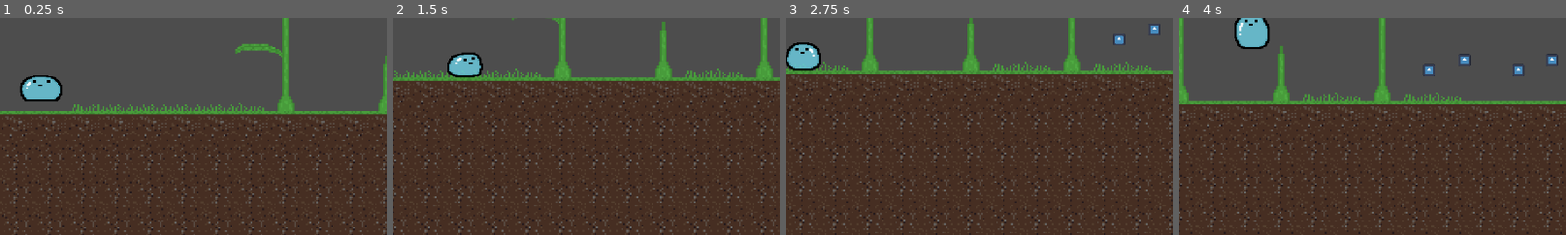
Above: before the commit, frames 1-4 (left to right).
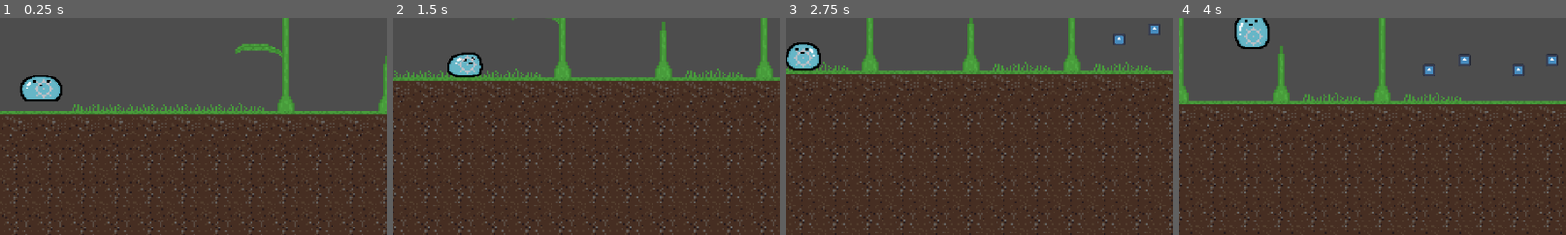
Above: after the commit, the same moments.

Repository: Ball-Tigers/Sutra
Game: Godot game, scene res://scenes/Level0.tscn
The game is run twice, just before and just after one commit, with the same random seed, the same clock (stepped at 60 frames per second) and the same inputs. The engine's default icon, where the game draws it, is replaced by a stand-in: a white triangle on a blue panel in a dark square.
Inputs (mouse positions are % of the whole screen's width and height, from its top left):
- Up to frame 1 (0.25 s): no input
- Up to frame 2 (1.5 s): move the mouse to (72, 45) at 0.52 s; hold D (right) from 0.53 s (still down); tap Space (jump) at 0.77 s; move the mouse to (30, 55) at 1.27 s
- Up to frame 3 (2.75 s): tap Space (jump) at 1.52 s; move the mouse to (60, 28) at 2.02 s; release D (right) at 2.03 s; hold A (left) from 2.03 s (still down)
- Up to frame 4 (4 s): move the mouse to (45, 70) at 2.77 s; release A (left) at 2.78 s; hold D (right) from 2.78 s (still down); tap Space (jump) at 3.02, 3.77 s; move the mouse to (80, 65) at 3.52 s
The pictures show only the part of the screen within x 45-94%, y 41-91%; the shares and areas given below are measured in that part.

The runs differ from the first frame. In frame 1, 0.1% of the frame differs, in the area x 9-14%, y 28-38%; in frame 2, 0.2%, in the area x 16-22%, y 16-26%; in frame 3, 0.1%; in frame 4, 0.1%.
Error after the commit: Invalid assignment of property or key 'position' with value of type 'Vector2' on a base object of type 'Transform2D'. (res://scripts/crosshair.gd:5)

Commit message:
stashing

Diff:
--- /dev/null
+++ b/scenes/Crosshair.tscn
@@ -0,0 +1,10 @@
+[gd_scene load_steps=3 format=3 uid="uid://kgv1165dowvu"]
+
+[ext_resource type="Script" path="res://scripts/crosshair.gd" id="1_53ddc"]
+[ext_resource type="Texture2D" uid="uid://cs0lqaqhrnce6" path="res://assets/sprites/crosshair.png" id="2_8ysgx"]
+
+[node name="Crosshair" type="Node2D"]
+script = ExtResource("1_53ddc")
+
+[node name="Sprite2D" type="Sprite2D" parent="."]
+texture = ExtResource("2_8ysgx")
--- a/scenes/Player.tscn
+++ b/scenes/Player.tscn
@@ -9,6 +9,7 @@
 [ext_resource type="Script" path="res://scripts/player_movement/walk.gd" id="5_filj6"]
 [ext_resource type="Script" path="res://scripts/player_movement/jump.gd" id="6_hlxcl"]
 [ext_resource type="Script" path="res://scripts/player_movement/duplicate.gd" id="7_jtmji"]
+[ext_resource type="PackedScene" uid="uid://kgv1165dowvu" path="res://scenes/Crosshair.tscn" id="10_apboq"]
 
 [sub_resource type="AtlasTexture" id="AtlasTexture_kihbc"]
 atlas = ExtResource("2_286wt")
@@ -448,3 +449,5 @@
 zoom = Vector2(2.5, 2.5)
 process_callback = 0
 position_smoothing_enabled = true
+
+[node name="Crosshair" parent="." instance=ExtResource("10_apboq")]
--- a/scripts/crosshair.gd
+++ b/scripts/crosshair.gd
@@ -1,11 +1,5 @@
 extends Node
 
-
-# Called when the node enters the scene tree for the first time.
-func _ready() -> void:
-	pass # Replace with function body.
-
-
-# Called every frame. 'delta' is the elapsed time since the previous frame.
 func _process(delta: float) -> void:
-	pass
+	var mouse_pos = get_viewport().get_mouse_position()
+	self.transform.position = mouse_pos
Binary file added: assets/sprites/crosshair.png
Not shown, added: assets/sprites/crosshair.png.import
Not shown: 1 places in scenes/Player.tscn that only renumber resources
